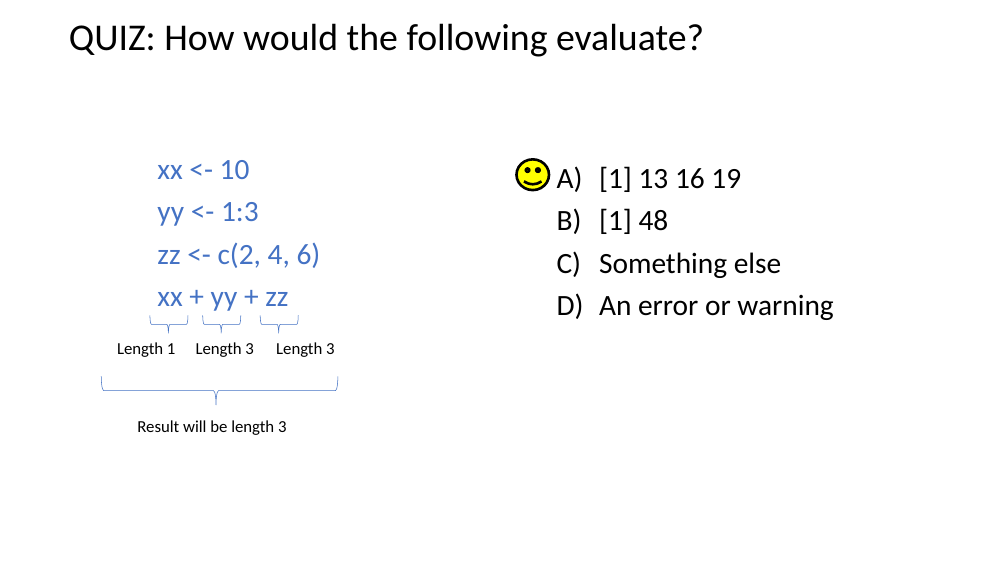
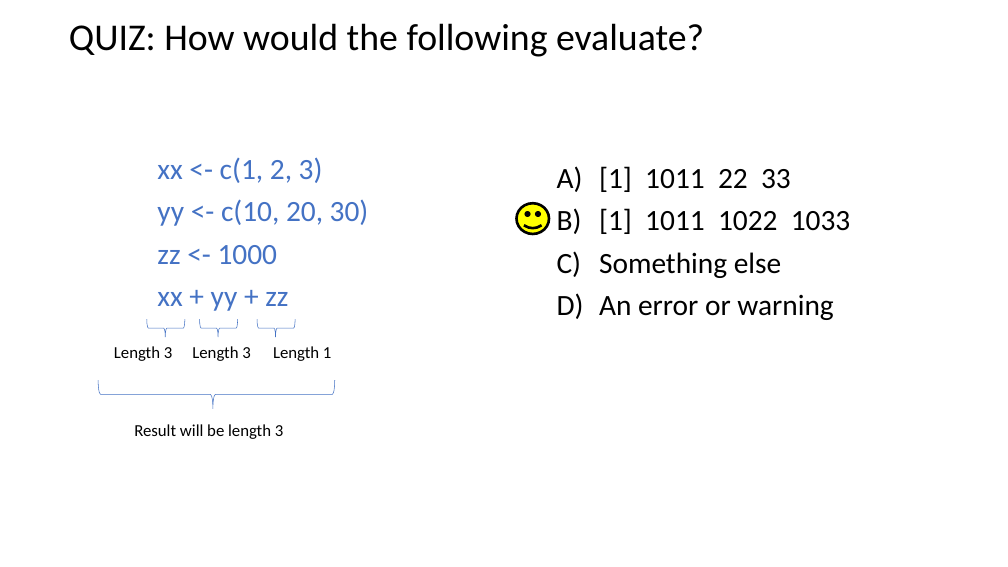
Before and after one commit to justinpriest/ADFG_R_Intro_Workshop, a slide deck: slide 15 of presentations/3 - Programming Basics 1 - Poke the Box.pptx (slide 19 before the commit). Drawn at 1008x567 pixels with LibreOffice and Linux fonts; fonts in the diff are those of the drawing. Boxes give left, top, right and bottom in pixels: in the first picture for what was removed or moved away, otherwise in the second. Text is boxed around its words. In the diff, an @@ line names an element or a change of style, - is before the commit and + after.

```diff
--- a/presentations/3 - Programming Basics 1 - Poke the Box.pptx
+++ b/presentations/3 - Programming Basics 1 - Poke the Box.pptx
@@ text at box(157, 157, 369, 264): text changed @@
-xx <- 10
-yy <- 1:3
-zz <- c(2, 4, 6)
+xx <- c(1, 2, 3)
+yy <- c(10, 20, 30)
+zz <- 1000
@@ text at box(599, 166, 850, 234): text changed @@
-A) [1] 13 16 19
-B) [1] 48
+A) [1] 1011 22 33
+B) [1] 1011 1022 1033
@@ smiley face: place and size @@
-smiley face at box(516, 160, 549, 191)
+smiley face at box(516, 203, 549, 234)
@@ 4 right braces, 2 texts: place and size @@
-4 right braces, 2 texts at box(101, 315, 338, 435)
+4 right braces, 2 texts at box(98, 319, 335, 439)
@@ text at box(114, 346, 172, 361): text changed @@
-Length 1
+Length 3
@@ text at box(273, 346, 331, 361): text changed @@
-Length 3
+Length 1
```
Also in this commit, not shown: 14 other slides changed, 4 slides added, 2 slides removed, 3 other files.
